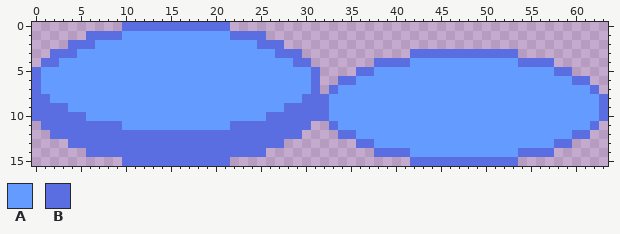
Pixel-art sprite, stored at assets/objs/pressure_switch.png. The picture above was drawn from the file before the commit.
The file is 64x16 pixels.
Palette (. is transparent): A #639bff  B #5b6ee1
Pixels before, first column x 0:
 0 ..........BBBBBBBBBBBB..........................................
 1 ......BBBBAAAAAAAAAAAABBBB......................................
 2 ....BBBAAAAAAAAAAAAAAAAAABBB....................................
 3 ..BBBAAAAAAAAAAAAAAAAAAAAAABBB............BBBBBBBBBBBB..........
 4 .BBAAAAAAAAAAAAAAAAAAAAAAAAAABB.......BBBBAAAAAAAAAAAABBBB......
 5 BAAAAAAAAAAAAAAAAAAAAAAAAAAAAAAB....BBAAAAAAAAAAAAAAAAAAAABB....
 6 BAAAAAAAAAAAAAAAAAAAAAAAAAAAAAAB..BBAAAAAAAAAAAAAAAAAAAAAAAABB..
 7 BAAAAAAAAAAAAAAAAAAAAAAAAAAAAAAB.BAAAAAAAAAAAAAAAAAAAAAAAAAAAAB.
 8 BBAAAAAAAAAAAAAAAAAAAAAAAAAAAABBBAAAAAAAAAAAAAAAAAAAAAAAAAAAAAAB
 9 BBBBAAAAAAAAAAAAAAAAAAAAAAAABBBBBAAAAAAAAAAAAAAAAAAAAAAAAAAAAAAB
10 BBBBBBAAAAAAAAAAAAAAAAAAAABBBBBBBAAAAAAAAAAAAAAAAAAAAAAAAAAAAAAB
11 .BBBBBBBBBAAAAAAAAAAAABBBBBBBBB..BAAAAAAAAAAAAAAAAAAAAAAAAAAAAB.
12 ..BBBBBBBBBBBBBBBBBBBBBBBBBBBB....BBAAAAAAAAAAAAAAAAAAAAAAAABB..
13 ....BBBBBBBBBBBBBBBBBBBBBBBB........BBAAAAAAAAAAAAAAAAAAAABB....
14 ......BBBBBBBBBBBBBBBBBBBB............BBBBAAAAAAAAAAAABBBB......
15 ..........BBBBBBBBBBBB....................BBBBBBBBBBBB..........
And afterwards:
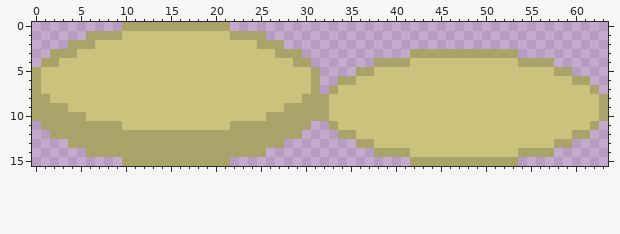
Diff:
colour A: #639bff -> #cbc37d
colour B: #5b6ee1 -> #aaa369
Boxes around the changes in both pictures, in picture pixels (x1, y1, x2, y2):
changed: (32, 22, 608, 166)
